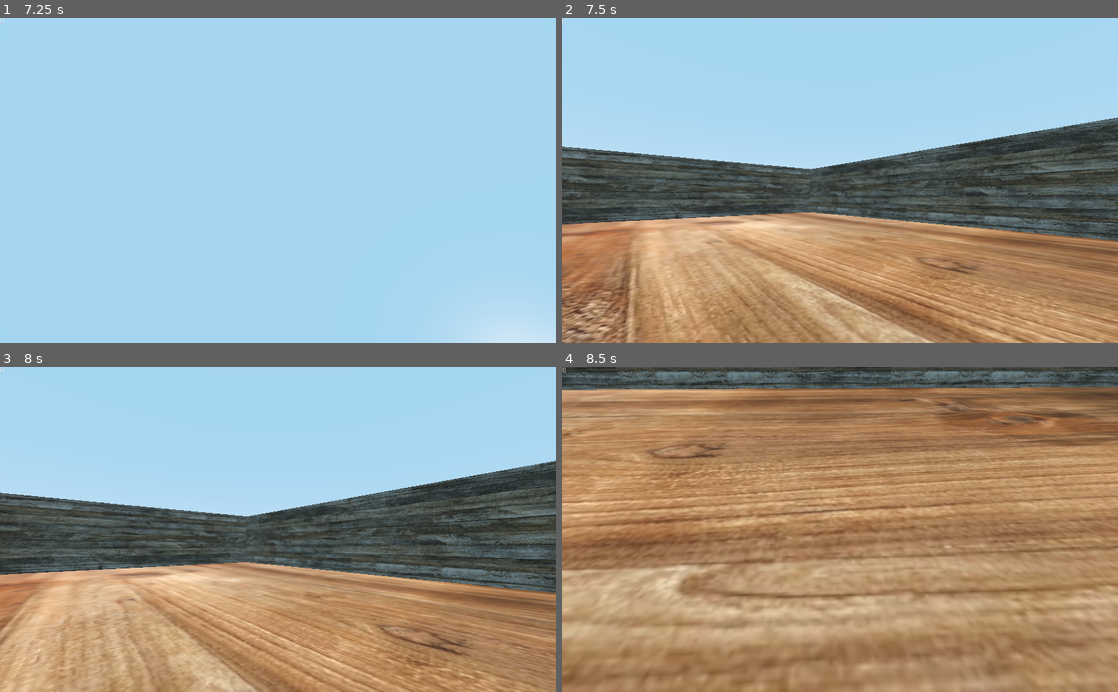
Above: before the commit, frames 1-4 (two rows, left to right).
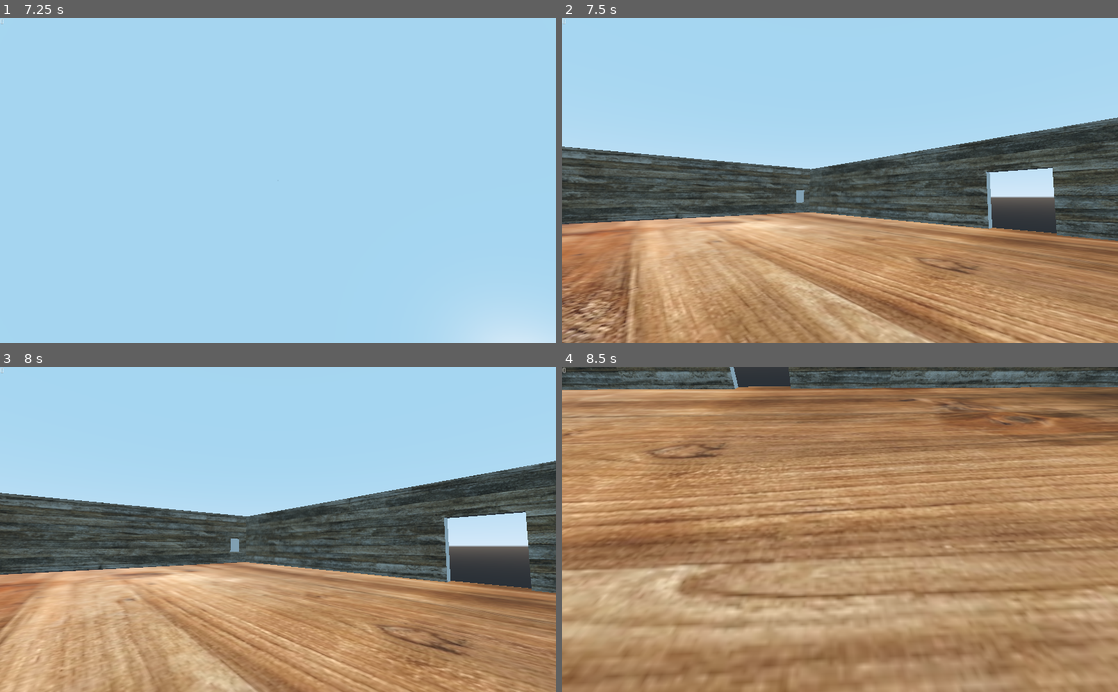
Above: after the commit, the same moments.

Repository: BlakeWiscombe/betrayal
Game: Godot game, scene res://Main menu.tscn
Same seed, same stepped clock (60 frames per second), same inputs: the game is played once before the commit and once after it.
Inputs (mouse positions are in pixels of both pictures, inside the frame that each line leads up to):
- Up to frame 1 (7.25 s): click "Start game" at 0.5 s; tap Enter at 1.25 s; move the mouse to (400, 164) at 1.27 s; hold D (player_right) 1.28-2.03 s; tap Space (jump) at 1.52, 2.27, 3.77, 4.52, 5.27, 5.75, 6.77 s; move the mouse to (166, 196) at 2.02 s; hold S (player_backward) 2.03-2.78 s; move the mouse to (333, 109) at 2.77 s; hold D (player_right) 2.78-3.53 s; move the mouse to (250, 245) at 3.52 s; hold W (player_forward) 3.53-4.28 s; move the mouse to (444, 229) at 4.27 s; hold A (player_left) 4.28-5.78 s; move the mouse to (111, 131) at 5.02 s; move the mouse to (305, 180) at 5.77 s; hold S (player_backward) 5.78-6.53 s; move the mouse to (194, 99) at 6.52 s; hold D (player_right) from 6.53 s (still down)
- Up to frame 2 (7.5 s): tap Enter at 7.25 s; move the mouse to (962, 164) at 7.27 s; release D (player_right) at 7.28 s; hold W (player_forward) from 7.28 s (still down)
- Up to frame 3 (8 s): keep holding W (player_forward); tap Space (jump) at 7.52 s
- Up to frame 4 (8.5 s): move the mouse to (728, 545) at 8.02 s; release W (player_forward) at 8.03 s; hold D (player_right) from 8.03 s (still down); tap Space (jump) at 8.27 s

Frame 1 is identical in both runs. In frame 2, 1.8% of the frame differs, in the area x 42-89%, y 45-67%; in frame 3, 2.5%, in the area x 41-96%, y 44-69%; in frame 4, 0.5%.

Commit message:
added door

Diff:
--- a/Betrayal.tscn
+++ b/Betrayal.tscn
@@ -19,6 +19,9 @@
 
 [node name="Betrayal" type="Spatial"]
 transform = Transform( 0.000279278, 0, -1, 0, 1, 0, 1, 0, 0.000279278, -8.90252, -0.33866, -25.9997 )
+
+[node name="pickup2" parent="." instance=ExtResource( 4 )]
+transform = Transform( 0.999999, 0, 2.91038e-11, 0, 1, 0, -2.91038e-11, 0, 0.999999, 53.0325, 5.76536, 31.2574 )
 
 [node name="pickup" parent="." instance=ExtResource( 4 )]
 transform = Transform( 1, 0, 0, 0, 1, 0, 0, 0, 1, 0.00783157, 2.88268, -28.031 )
@@ -54,6 +57,12 @@
 height = 15.984
 depth = 1.77
 material = SubResource( 19 )
+
+[node name="CSGBox" type="CSGBox" parent="CSGBox2"]
+transform = Transform( 1, 0, -1.16415e-10, 0, 1, 0, 1.16415e-10, 0, 1, 0, -2.91981, 0 )
+operation = 2
+width = 8.87793
+height = 10.158
 
 [node name="Floor" type="MeshInstance" parent="."]
 mesh = SubResource( 1 )
